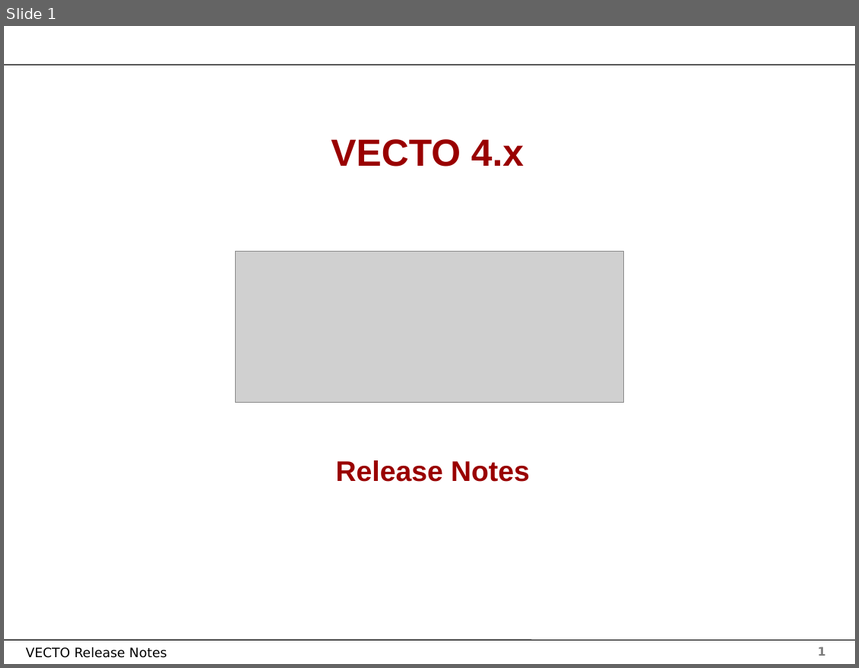
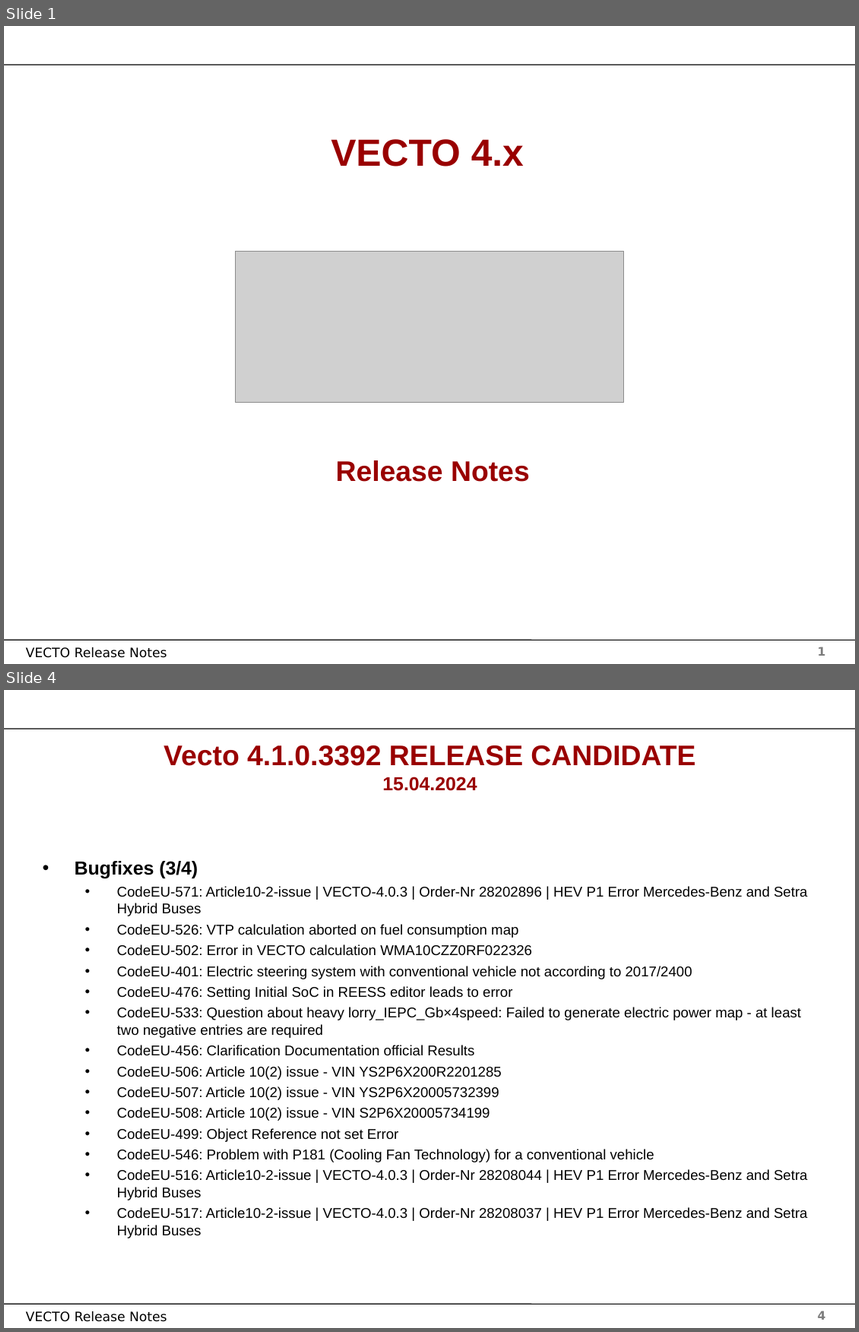
Before and after one commit to tanawadeatharva/BharatVECTO, a slide deck: Documentation/User Manual Source/Release Notes Vecto4.x.pptx. Shown one above the other, each under a label of ours: slide 1 before the commit, slides 1 and 4 after it; the slides between them are not shown. The pictures are 859x668 and 859x1332 pixels, drawn with LibreOffice and Linux fonts; fonts in the diff are those of the drawing; grey boxes stand for pictures; background and template pictures are left out. Boxes give left, top, right and bottom in pixels: in the first picture for what was removed or moved away, otherwise in the second. Text is boxed around its words. In the diff, an @@ line names an element or a change of style, - is before the commit and + after.

```diff
--- a/Documentation/User Manual Source/Release Notes Vecto4.x.pptx
+++ b/Documentation/User Manual Source/Release Notes Vecto4.x.pptx
@@ slide 4 added at <box>4,690,855,1328</box>, background #FFFFFF; not listed: 4 template elements that a slide beside it also shows @@
@@ title added at <box>164,745,696,791</box>, 24 pt, text #990000, bold @@
+Vecto 4.1.0.3392 RELEASE CANDIDATE
+15.04.2024
@@ text added at <box>75,861,808,1239</box>, 12 pt, text #000000 @@
+• Bugfixes (3/4)
+  • CodeEU-571: Article10-2-issue | VECTO-4.0.3 | Order-Nr 28202896 | HEV P1 Error Mercedes-Benz and Setra Hybrid Buses
+  • CodeEU-526: VTP calculation aborted on fuel consumption map
+  • CodeEU-502: Error in VECTO calculation WMA10CZZ0RF022326
+  • CodeEU-401: Electric steering system with conventional vehicle not according to 2017/2400
+  • CodeEU-476: Setting Initial SoC in REESS editor leads to error
+  • CodeEU-533: Question about heavy lorry_IEPC_Gb×4speed: Failed to generate electric power map - at least two negative entries are required
+  • CodeEU-456: Clarification Documentation official Results
+  • CodeEU-506: Article 10(2) issue - VIN YS2P6X200R2201285
+  • CodeEU-507: Article 10(2) issue - VIN YS2P6X20005732399
+  • CodeEU-508: Article 10(2) issue - VIN S2P6X20005734199
+  • CodeEU-499: Object Reference not set Error
+  • CodeEU-546: Problem with P181 (Cooling Fan Technology) for a conventional vehicle
+  • CodeEU-516: Article10-2-issue | VECTO-4.0.3 | Order-Nr 28208044 | HEV P1 Error Mercedes-Benz and Setra Hybrid Buses
+  • CodeEU-517: Article10-2-issue | VECTO-4.0.3 | Order-Nr 28208037 | HEV P1 Error Mercedes-Benz and Setra Hybrid Buses
```
Also in this commit, not shown: 4 other slides changed, 4 other slides added, 6 other files.
